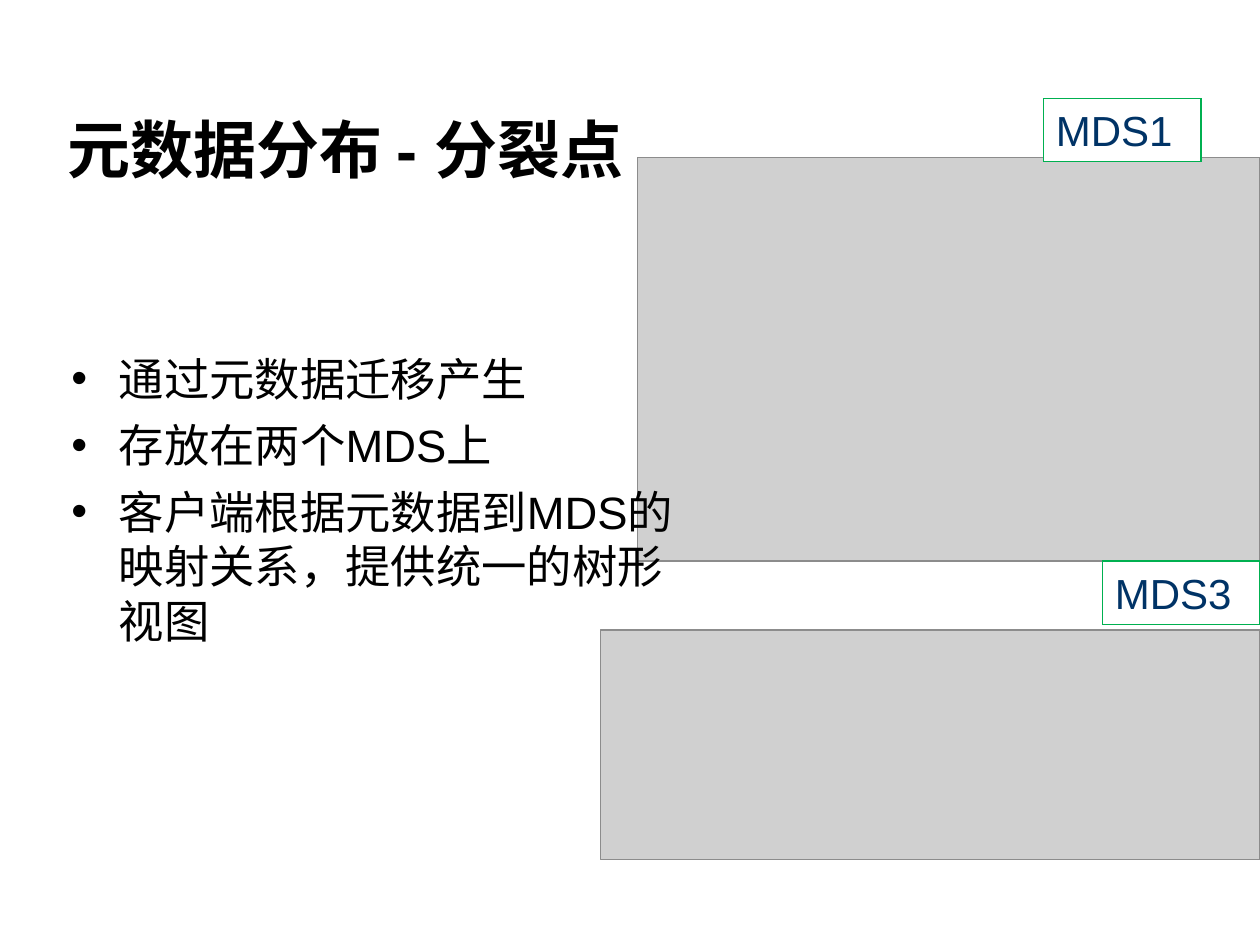
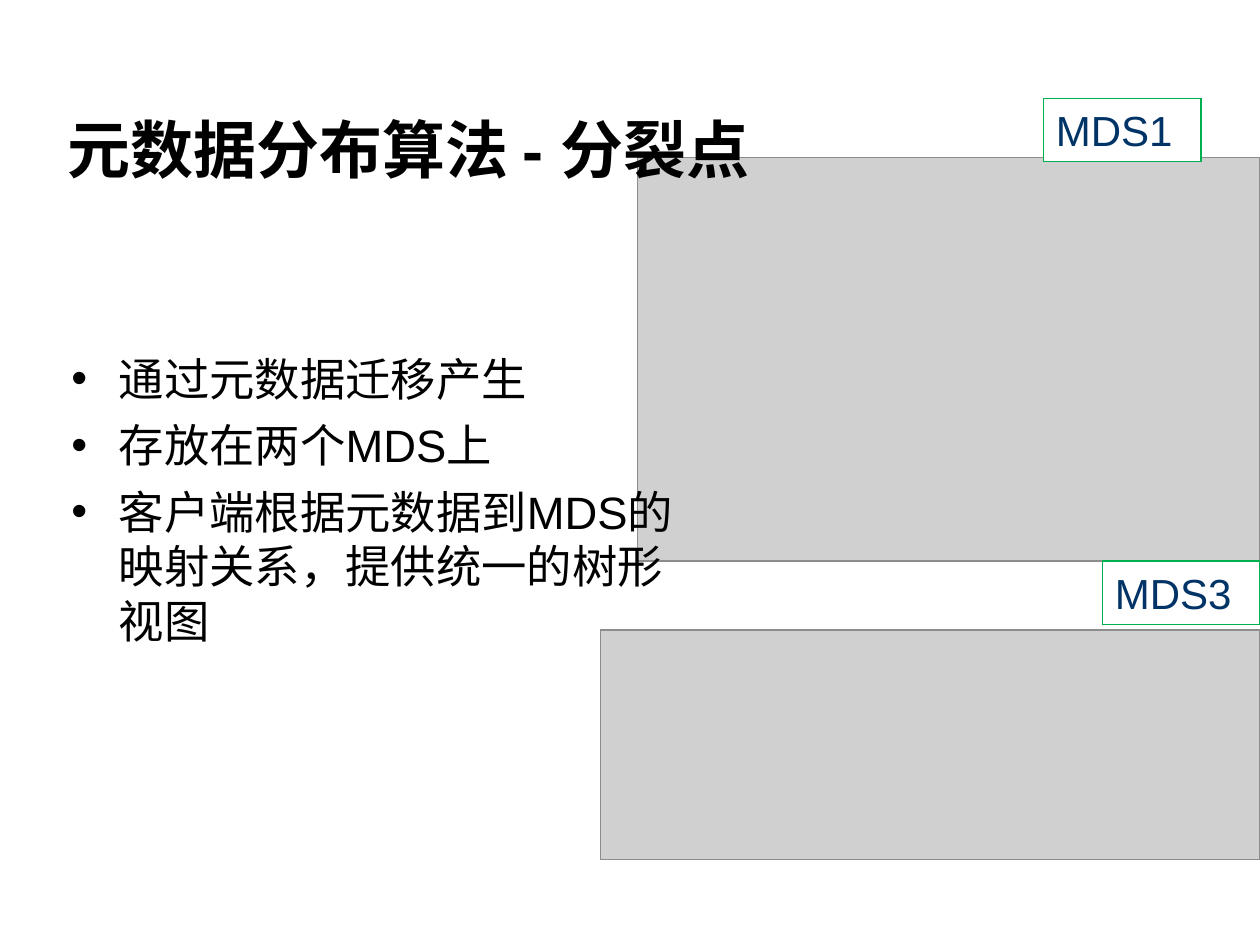
Before and after one commit to cheliequan/idning-paper, a slide deck: slide 15 of draft/答辩.ppt (slide 11 before the commit). Drawn at 1260x945 pixels with LibreOffice and Linux fonts; fonts in the diff are those of the drawing; grey boxes stand for pictures; background and template pictures are left out. Boxes give left, top, right and bottom in pixels: in the first picture for what was removed or moved away, otherwise in the second. Text is boxed around its words. In the diff, an @@ line names an element or a change of style, - is before the commit and + after.

```diff
--- a/draft/答辩.ppt
+++ b/draft/答辩.ppt
@@ title at bbox=[67, 110, 750, 189]: text changed @@
-元数据分布 - 分裂点
+元数据分布算法 - 分裂点
```
Also in this commit, not shown: 8 other slides changed, 5 slides added.
